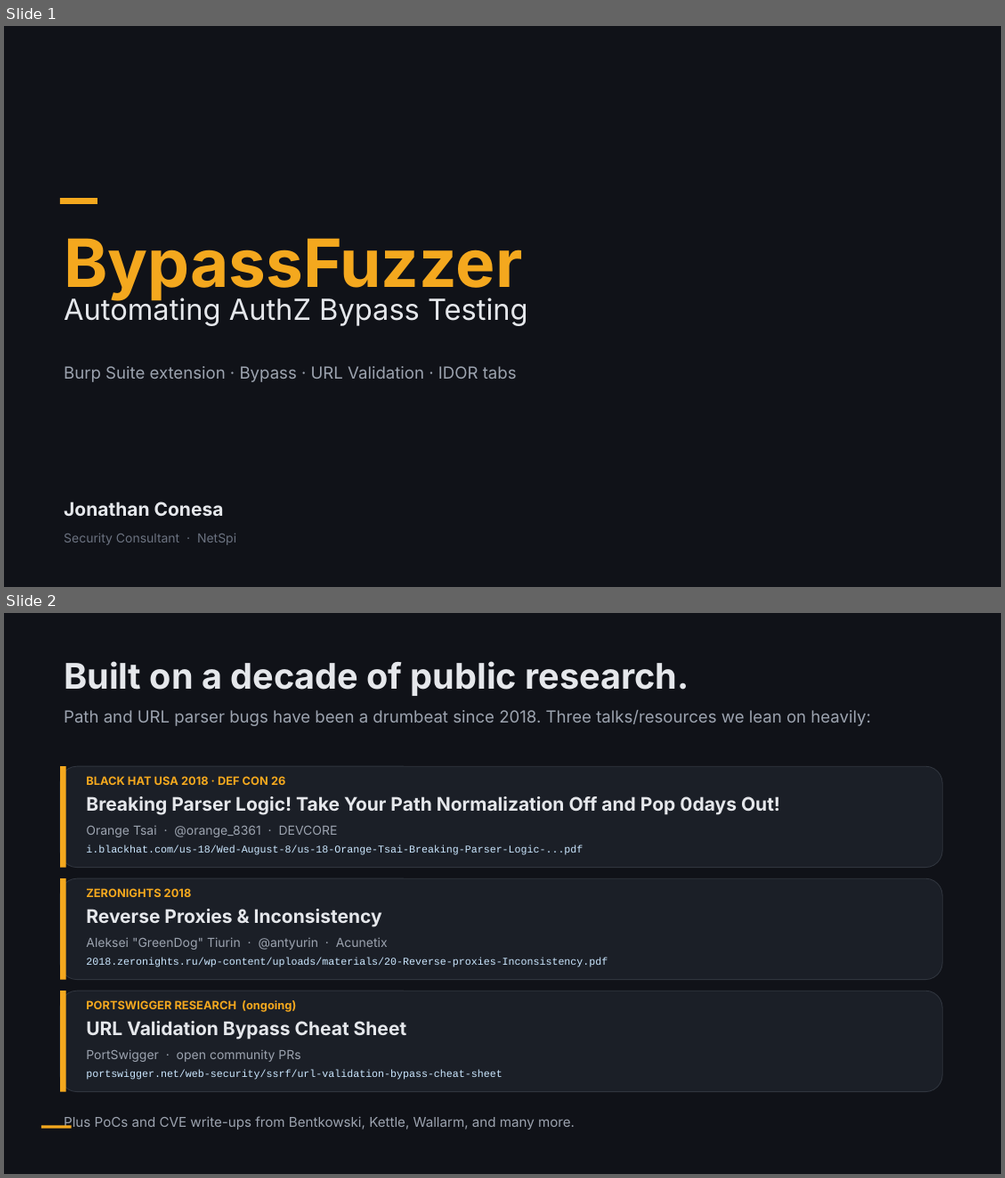
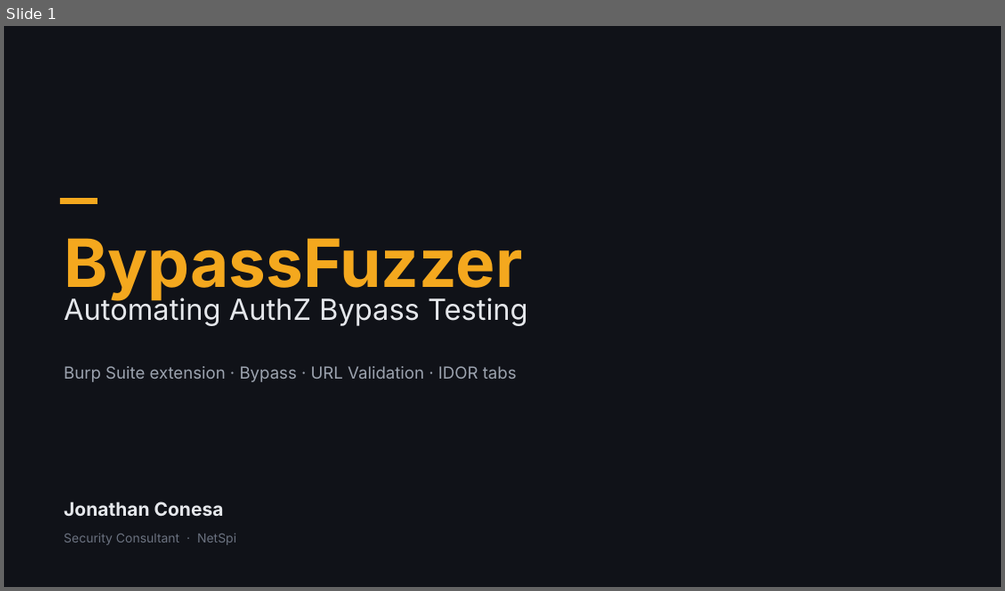
Before and after one commit to NetSPI/BypassFuzzer-Burp, a slide deck: docs/BypassFuzzer-Presentation.pptx. Shown one above the other, each under a label of ours: slides 1 and 2 before the commit, slide 1 after it. The pictures are 1005x1178 and 1005x591 pixels, drawn with LibreOffice and Linux fonts; fonts in the diff are those of the drawing. Boxes give left, top, right and bottom in pixels: in the first picture for what was removed or moved away, otherwise in the second. Text is boxed around its words. In the diff, an @@ line names an element or a change of style, - is before the commit and + after.

```diff
--- a/docs/BypassFuzzer-Presentation.pptx
+++ b/docs/BypassFuzzer-Presentation.pptx
@@ slide 2 removed at [4, 613, 1001, 1174], background #FFFFFF @@
@@ rectangle removed at [4, 613, 1001, 1174] @@
@@ text removed at [64, 661, 689, 696] @@
-Built on a decade of public research.
@@ text removed at [64, 710, 871, 726] @@
-Path and URL parser bugs have been a drumbeat since 2018. Three talks/resources we lean on heavily:
@@ rounded rectangle removed at [60, 766, 942, 868] @@
@@ rectangle removed at [60, 766, 66, 868] @@
@@ text removed at [86, 776, 285, 785] @@
-BLACK HAT USA 2018 · DEF CON 26
@@ text removed at [86, 796, 780, 815] @@
-Breaking Parser Logic! Take Your Path Normalization Off and Pop 0days Out!
@@ text removed at [86, 826, 338, 837] @@
-Orange Tsai · @orange_8361 · DEVCORE
@@ text removed at [86, 845, 582, 855] @@
-i.blackhat.com/us-18/Wed-August-8/us-18-Orange-Tsai-Breaking-Parser-Logic-...pdf
@@ rounded rectangle removed at [60, 878, 942, 980] @@
@@ rectangle removed at [60, 878, 66, 980] @@
@@ text removed at [86, 888, 192, 897] @@
-ZERONIGHTS 2018
@@ text removed at [86, 908, 382, 927] @@
-Reverse Proxies & Inconsistency
@@ text removed at [86, 937, 388, 949] @@
-Aleksei "GreenDog" Tiurin · @antyurin · Acunetix
@@ text removed at [86, 957, 607, 967] @@
-2018.zeronights.ru/wp-content/uploads/materials/20-Reverse-proxies-Inconsistency.pdf
@@ rounded rectangle removed at [60, 990, 942, 1092] @@
@@ rectangle removed at [60, 990, 66, 1092] @@
@@ text removed at [86, 1000, 296, 1012] @@
-PORTSWIGGER RESEARCH (ongoing)
@@ text removed at [86, 1021, 406, 1039] @@
-URL Validation Bypass Cheat Sheet
@@ text removed at [86, 1049, 300, 1062] @@
-PortSwigger · open community PRs
@@ text removed at [86, 1070, 502, 1079] @@
-portswigger.net/web-security/ssrf/url-validation-bypass-cheat-sheet
@@ text removed at [64, 1116, 574, 1129] @@
-Plus PoCs and CVE write-ups from Bentkowski, Kettle, Wallarm, and many more.
@@ rectangle removed at [41, 1126, 72, 1128] @@
```
Also in this commit, not shown: 2 slides changed, 5 slides added, 7 other files.
